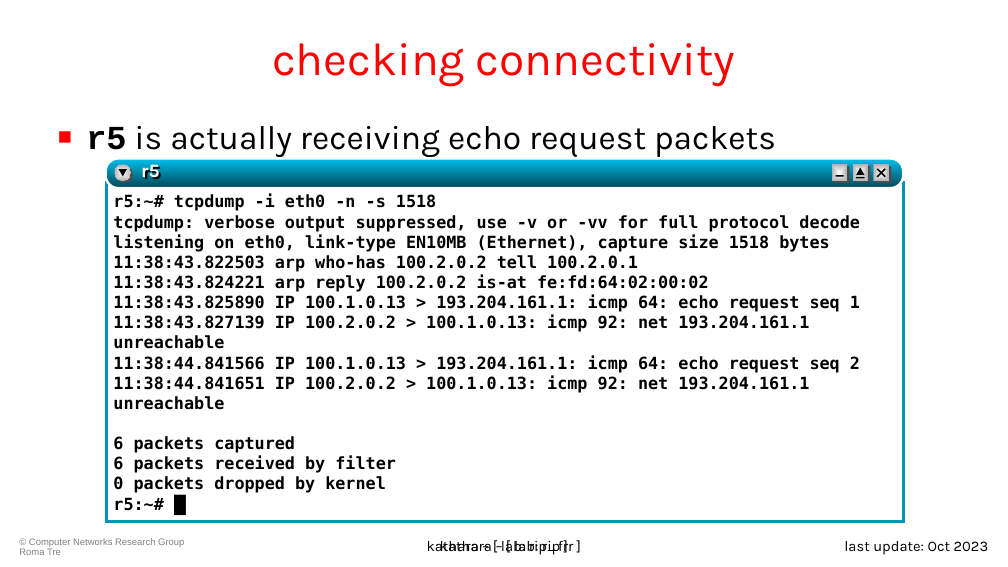
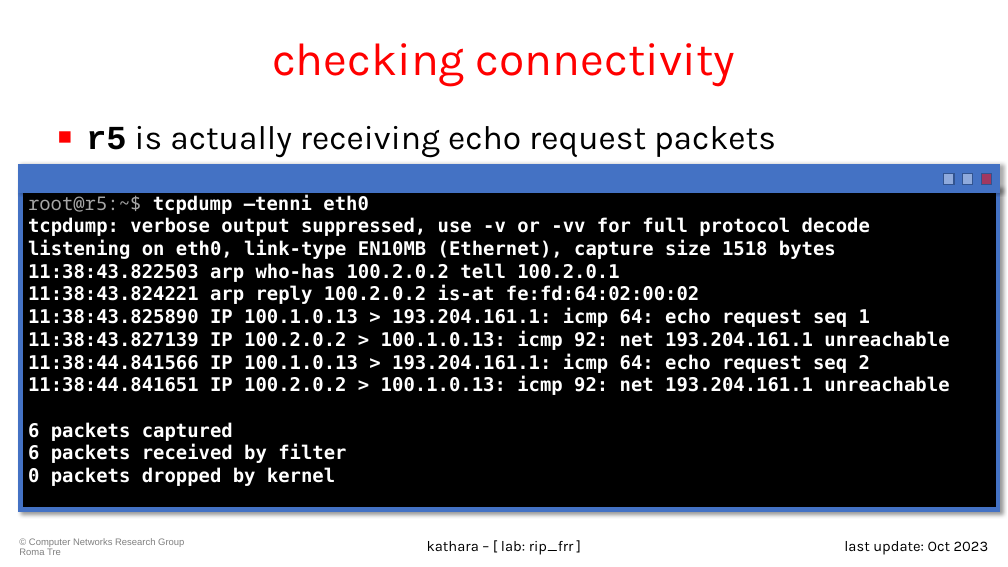
Before and after one commit to KatharaFramework/Kathara-Labs, a slide deck: slide 26 of main-labs/intradomain-routing/frr/rip/009-kathara-lab_rip.pptx (slide 28 before the commit). Drawn at 1008x567 pixels with LibreOffice and Linux fonts; fonts in the diff are those of the drawing; background and template pictures are left out. Boxes give left, top, right and bottom in pixels: in the first picture for what was removed or moved away, otherwise in the second. Text is boxed around its words. In the diff, an @@ line names an element or a change of style, - is before the commit and + after.

```diff
--- a/main-labs/intradomain-routing/frr/rip/009-kathara-lab_rip.pptx
+++ b/main-labs/intradomain-routing/frr/rip/009-kathara-lab_rip.pptx
@@ rectangle added at bbox=[20, 167, 998, 191], fill #4472C4, outline #4472C4 4.5 pt @@
@@ rounded rectangle removed at bbox=[106, 159, 904, 188] @@
@@ ellipse removed at bbox=[114, 164, 131, 181] @@
@@ ellipse removed at bbox=[116, 166, 133, 183] @@
@@ triangle removed at bbox=[119, 169, 127, 177] @@
@@ text removed at bbox=[141, 164, 159, 183] @@
-r5
@@ rectangle removed at bbox=[832, 165, 847, 181] @@
@@ rectangle removed at bbox=[834, 166, 849, 183] @@
@@ line removed from (836, 176) to (844, 176) @@
@@ group removed at bbox=[853, 164, 870, 182]: 2 rectangles, 1 line, 1 triangle @@
@@ line removed from (877, 177) to (885, 169) @@
@@ line removed from (877, 169) to (885, 177) @@
@@ rectangle: place and size @@
-rectangle at bbox=[876, 166, 892, 183]
+rectangle at bbox=[944, 174, 954, 185]
@@ rectangle at bbox=[944, 174, 954, 185]: fill #4D4D4D to #8FAADC; outline none to #325491 1 pt @@
@@ rectangle: place and size @@
-rectangle at bbox=[873, 165, 889, 181]
+rectangle at bbox=[963, 174, 973, 185]
@@ rectangle at bbox=[963, 174, 973, 185]: fill gradient #FFFFFF to #B2B2B2 to #8FAADC; outline none to #325491 1 pt @@
@@ rectangle added at bbox=[982, 174, 992, 185], fill #FF0000 at 50% opacity, outline #325491 1 pt @@
@@ rectangle "root@r5:~$ tcpdump –tenni eth0": place and size @@
-rectangle "root@r5:~$ tcpdump –tenni eth0" at bbox=[113, 194, 860, 511]
+rectangle "root@r5:~$ tcpdump –tenni eth0" at bbox=[20, 188, 998, 510]
@@ rectangle "root@r5:~$ tcpdump –tenni eth0" at bbox=[20, 188, 998, 510]: fill none to #000000; outline none to #4472C4 4.5 pt; shadow on @@
@@ text in rectangle at bbox=[28, 192, 369, 214]: text changed; size 16 to 18 pt; text colour #000000 to #FFFFFF @@
-r5:~# tcpdump -i eth0 -n -s 1518
+root@r5:~$ tcpdump –tenni eth0
@@ rectangle removed at bbox=[107, 182, 904, 522] @@
@@ text in rectangle at bbox=[28, 217, 949, 486]: size 16 to 18 pt, text colour #000000 to #FFFFFF @@
@@ text in rectangle at bbox=[113, 497, 163, 511]: paragraph removed @@
-r5:~# █
@@ text removed at bbox=[440, 541, 560, 555] @@
-kathara – [ lab: rip ]
```
Also in this commit, not shown: 18 other slides changed, 3 slides removed, 1 other file.
